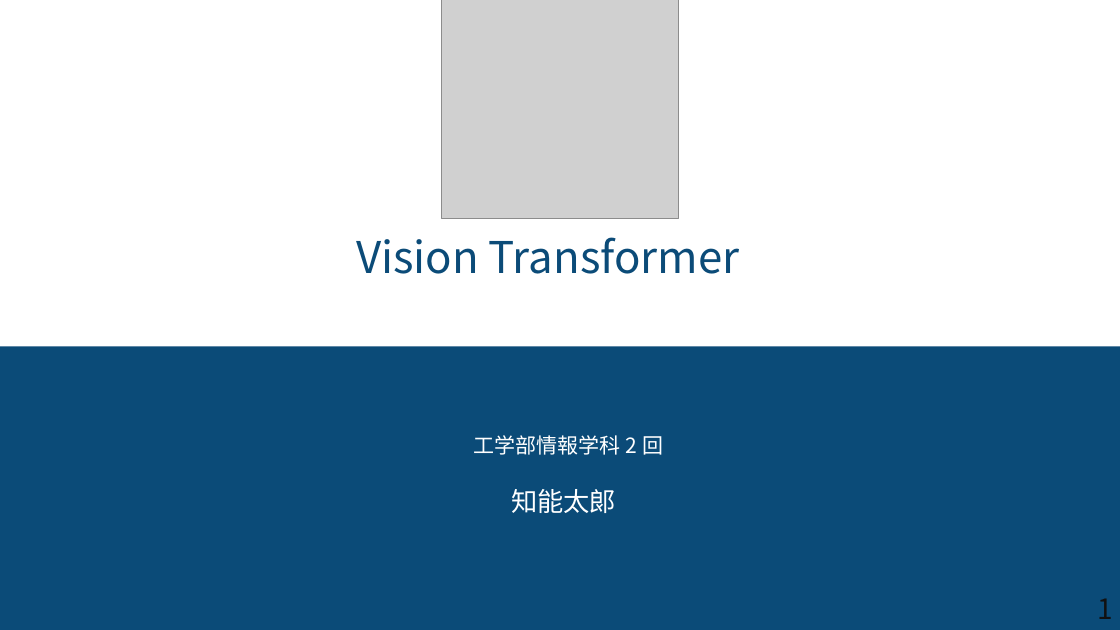
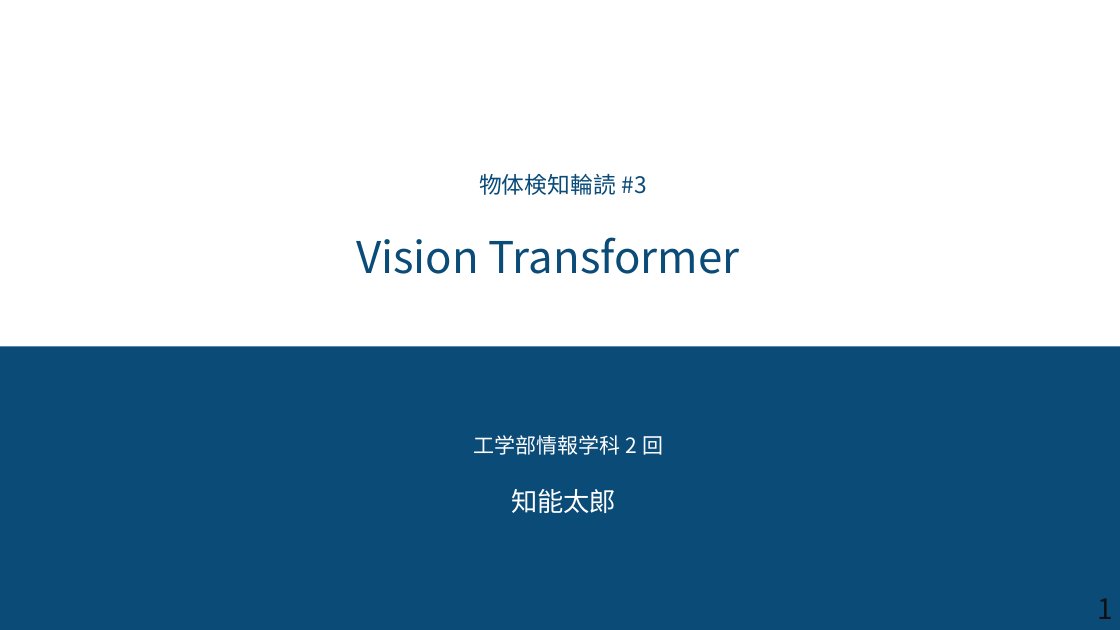
Before and after one commit to in-trial-use/create_presentation, a slide deck: slide 1 of data/refined/ViT/step2.pptx. Drawn at 1120x630 pixels with LibreOffice and Linux fonts; fonts in the diff are those of the drawing; grey boxes stand for pictures. Boxes give left, top, right and bottom in pixels: in the first picture for what was removed or moved away, otherwise in the second. Text is boxed around its words. In the diff, an @@ line names an element or a change of style, - is before the commit and + after.

```diff
--- a/data/refined/ViT/step2.pptx
+++ b/data/refined/ViT/step2.pptx
@@ picture removed at (x1=442, y1=0, x2=678, y2=218) @@
@@ text added at (x1=479, y1=174, x2=646, y2=195), 19.5 pt, text #0B4B78 @@
+物体検知輪読#3
```
Also in this commit, not shown: 10 other slides changed, 2 slides added, 1 slide removed, 13 other files.
